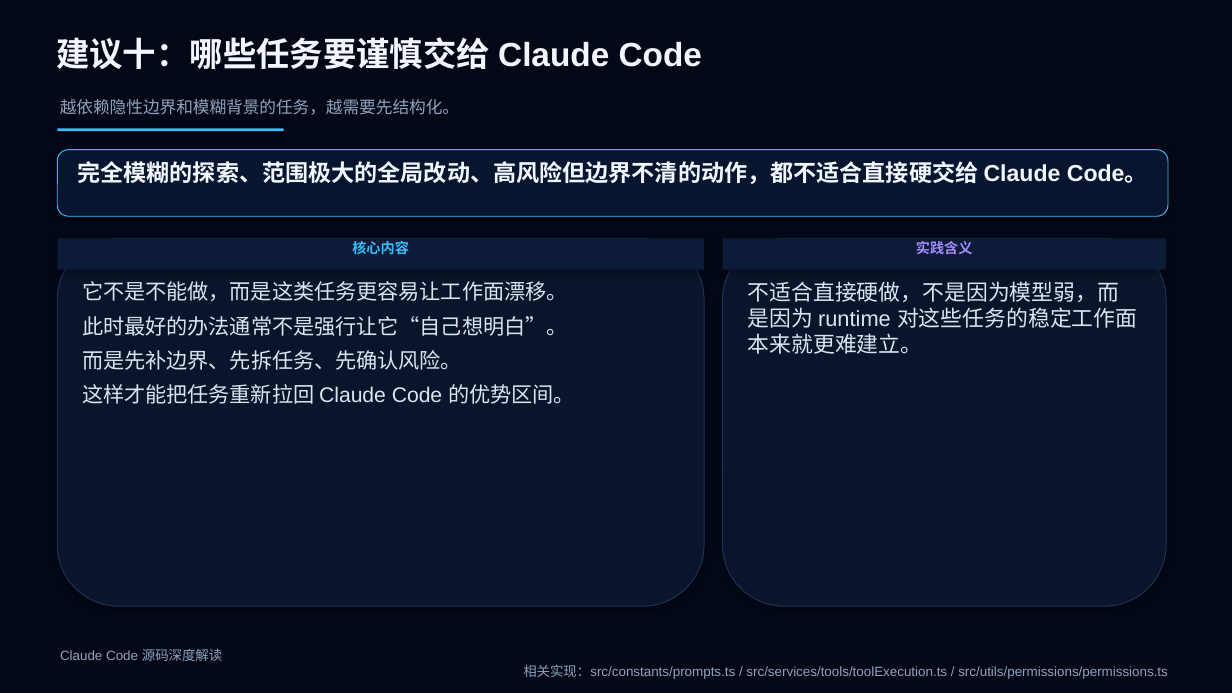
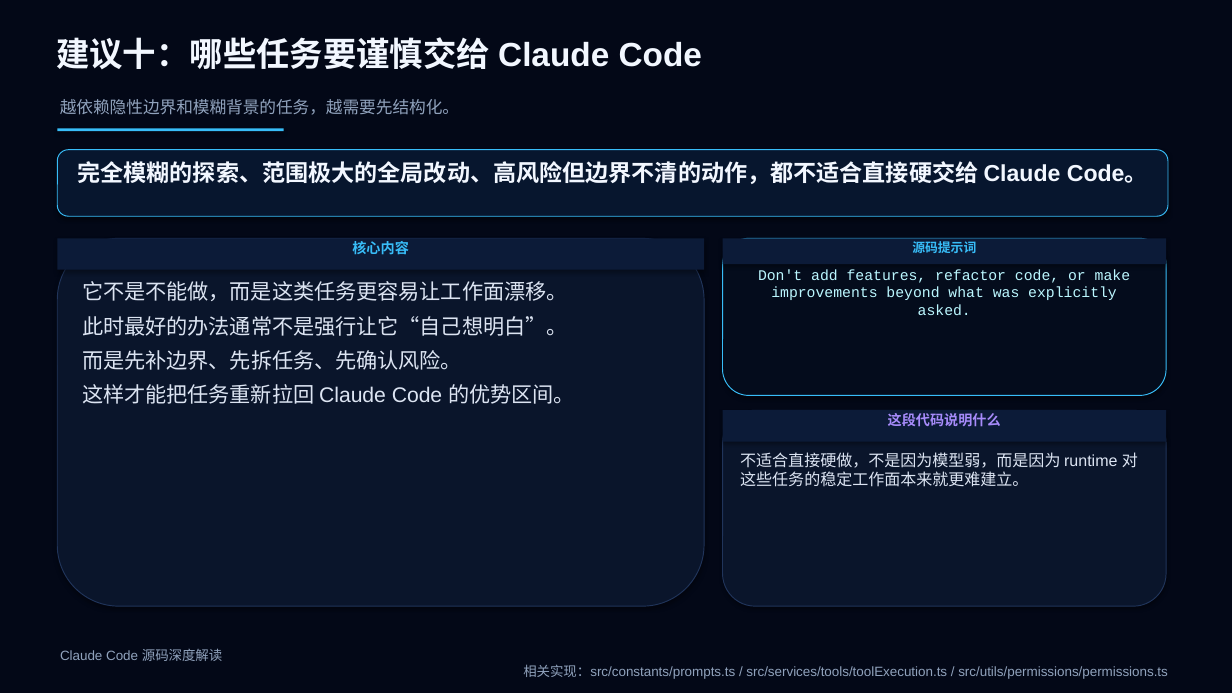
Before and after one commit to boboliu-1010/ccode, a slide deck: slide 52 of docs/zh/10-Claude Code 源码深度解读.pptx. Drawn at 1232x693 pixels with LibreOffice and Linux fonts; fonts in the diff are those of the drawing. Boxes give left, top, right and bottom in pixels: in the first picture for what was removed or moved away, otherwise in the second. Text is boxed around its words. In the diff, an @@ line names an element or a change of style, - is before the commit and + after.

```diff
--- a/docs/zh/10-Claude Code 源码深度解读.pptx
+++ b/docs/zh/10-Claude Code 源码深度解读.pptx
@@ rectangle "源码提示词": place and size @@
-rectangle "源码提示词" at bbox=[723, 238, 1166, 270]
+rectangle "源码提示词" at bbox=[723, 238, 1166, 264]
@@ rounded rectangle added at bbox=[723, 238, 1166, 396], fill #040C1C, outline #38BDF8 0.75 pt, 11.5 pt, text #BBF7FF @@
+Don't add features, refactor code, or make improvements beyond what was explicitly asked.
@@ text in rectangle at bbox=[912, 241, 976, 253]: text changed; size 11 to 10 pt; font Arial to Courier New; text colour #A78BFA to #38BDF8 @@
-实践含义
+源码提示词
@@ rounded rectangle: place and size @@
-rounded rectangle at bbox=[723, 238, 1166, 606]
+rounded rectangle at bbox=[723, 410, 1166, 606]
@@ rectangle added at bbox=[723, 410, 1166, 442], fill #0C1B38, 11 pt, text #A78BFA, bold @@
+这段代码说明什么
@@ text "不适合直接硬做，不是因为模型弱，而是因为 runtime 对这些任务的稳定工作面本来就更难建立。": place and size @@
-text "不适合直接硬做，不是因为模型弱，而是因为 runtime 对这些任务的稳定工作面本来就更难建立。" at bbox=[748, 281, 1137, 354]
+text "不适合直接硬做，不是因为模型弱，而是因为 runtime 对这些任务的稳定工作面本来就更难建立。" at bbox=[740, 452, 1138, 487]
@@ text "不适合直接硬做，不是因为模型弱，而是因为 runtime 对这些任务的稳定工作面本来就更难建立。" at bbox=[740, 452, 1138, 487]: size 17 to 12.5 pt @@
```
Also in this commit, not shown: 10 other slides changed, 1 other file.
